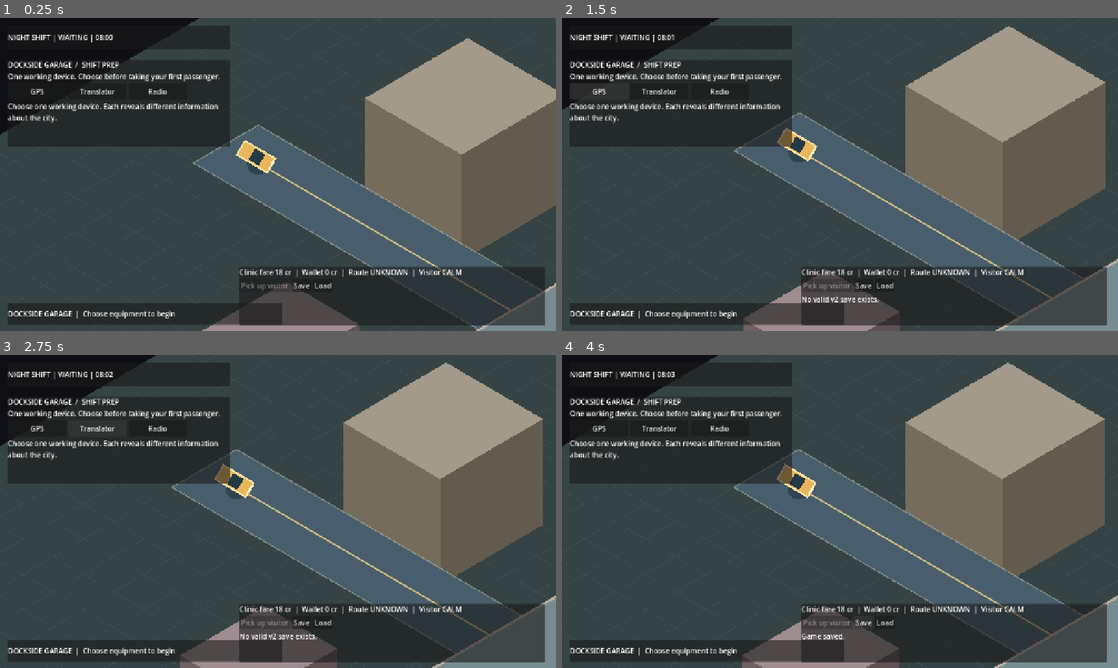
Above: before the commit, frames 1-4 (two rows, left to right).
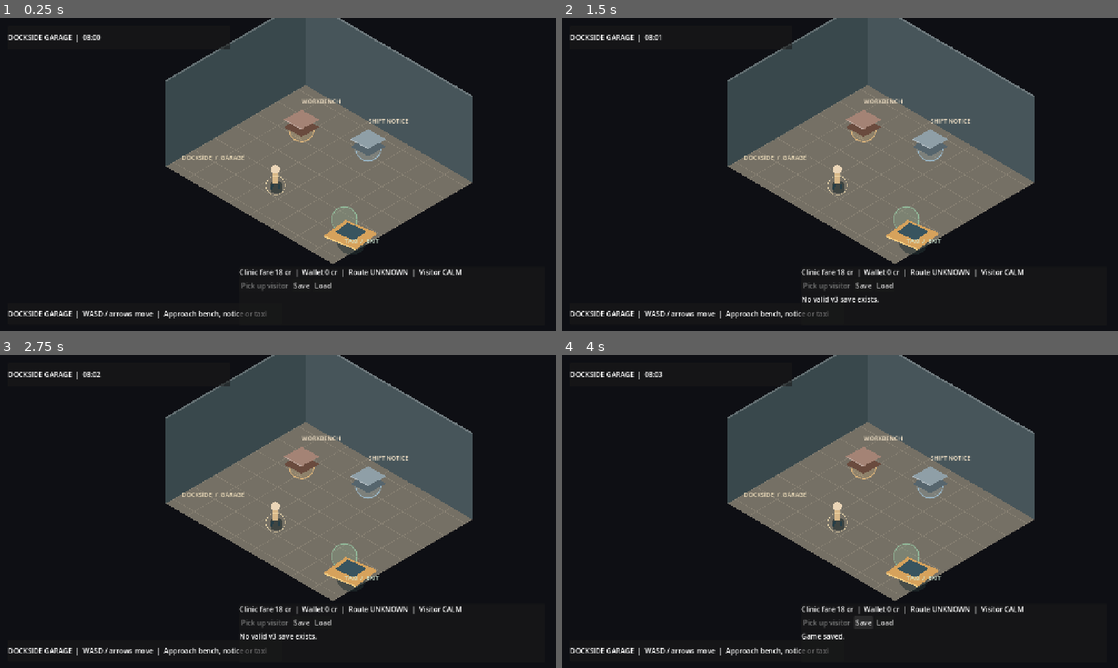
Above: after the commit, the same moments.

Repository: MohamedXIV/outsider-driver-2d
Game: Godot game, scene res://scenes/main.tscn
Same seed, same stepped clock (60 frames per second), same inputs: the game is played once before the commit and once after it.
Inputs (mouse positions are in pixels of both pictures, inside the frame that each line leads up to):
- Up to frame 1 (0.25 s): no input
- Up to frame 2 (1.5 s): click "Load" at 0.5 s; click (600, 89) at 1.25 s, where only the run before the commit has a clickable "GPS"
- Up to frame 3 (2.75 s): click (100, 426) at 2 s, where only the run before the commit has a clickable "Translator"
- Up to frame 4 (4 s): click (717, 426) at 2.75 s, where only the run before the commit has a clickable "Radio"; click "Save" at 3.5 s

The runs differ from the first frame. In frame 1, 75% of the frame differs, in the area x 0-100%, y 0-100%; in frame 2, 78%; in frame 3, 78%; in frame 4, 77%.

Commit message:
P2.1: switch from garage walking to taxi ride through nearby interactions

Diff:
--- a/scenes/main.tscn
+++ b/scenes/main.tscn
@@ -1,15 +1,20 @@
-[gd_scene load_steps=5 format=3]
+[gd_scene load_steps=6 format=3]
 
 [ext_resource type="Script" path="res://scripts/main.gd" id="1_main"]
 [ext_resource type="Script" path="res://scripts/world_view.gd" id="2_view"]
 [ext_resource type="Script" path="res://scripts/presentation/passenger_presenter.gd" id="3_presenter"]
 [ext_resource type="Texture2D" path="res://assets/passengers/taxi_seat_frame.svg" id="4_seat"]
+[ext_resource type="Script" path="res://scripts/garage_view.gd" id="5_garage"]
 
 [node name="OutsiderDriver" type="Node2D"]
 script = ExtResource("1_main")
 
 [node name="WorldView" type="Node2D" parent="."]
 script = ExtResource("2_view")
+
+[node name="GarageView" type="Node2D" parent="."]
+position = Vector2(95, 0)
+script = ExtResource("5_garage")
 
 [node name="Camera2D" type="Camera2D" parent="."]
 enabled = true
--- a/scripts/main.gd
+++ b/scripts/main.gd
@@ -1,6 +1,7 @@
 extends Node2D
 
 @onready var _world: WorldView = $WorldView
+@onready var _garage: GarageView = $GarageView
 @onready var _camera: Camera2D = $Camera2D
 @onready var _status: Label = $HUD/InfoPanel/InfoLabel
 @onready var _passenger_label: Label = $HUD/PassengerPanel/PassengerBody/PassengerText
@@ -42,24 +43,69 @@
 
 func _process(delta: float) -> void:
 	_session.advance(delta)
-	var taxi_world: Vector3 = _session.ride.world_position()
-	var heading: Vector2 = _session.ride.screen_heading()
-	_world.taxi_world = taxi_world
-	_world.taxi_heading = heading
-	_world.queue_redraw()
-	var destination: Vector2 = IsoProjection.project(taxi_world) + heading * 80.0
-	var follow: float = 1.0 - exp(-delta * 2.8)
-	_camera.position = _camera.position.lerp(destination, follow)
-	var crossing_distance: float = Vector2(taxi_world.x - 2.0, taxi_world.z).length()
-	var target_zoom: float = 1.18 if crossing_distance < 5.0 or taxi_world.y > 0.05 else 1.45
-	_camera.zoom = _camera.zoom.lerp(Vector2.ONE * target_zoom, follow)
+	var in_garage: bool = _session.phase == GameSession.RidePhase.WAITING
+	_world.visible = not in_garage
+	_garage.visible = in_garage
+	if in_garage:
+		_garage.character_position = _session.garage_position
+		_garage.selected_device = _session.starter_device
+		_garage.queue_redraw()
+		_camera.position = Vector2.ZERO
+		_camera.zoom = Vector2.ONE
+	else:
+		var taxi_world: Vector3 = _session.ride.world_position()
+		var heading: Vector2 = _session.ride.screen_heading()
+		_world.taxi_world = taxi_world
+		_world.taxi_heading = heading
+		_world.queue_redraw()
+		var destination: Vector2 = IsoProjection.project(taxi_world) + heading * 80.0
+		var follow: float = 1.0 - exp(-delta * 2.8)
+		_camera.position = _camera.position.lerp(destination, follow)
+		var crossing_distance: float = Vector2(taxi_world.x - 2.0, taxi_world.z).length()
+		var target_zoom: float = 1.18 if crossing_distance < 5.0 or taxi_world.y > 0.05 else 1.45
+		_camera.zoom = _camera.zoom.lerp(Vector2.ONE * target_zoom, follow)
 	_refresh_ui()
 
 
 func _unhandled_input(event: InputEvent) -> void:
-	if event is InputEventKey and event.pressed and not event.echo and event.keycode == KEY_R:
+	if not (event is InputEventKey) or not event.pressed or event.echo:
+		return
+	if event.keycode == KEY_R:
 		_restart()
-
+		return
+	if _session.phase != GameSession.RidePhase.WAITING:
+		return
+	var movement: Vector2 = Vector2.ZERO
+	match event.keycode:
+		KEY_A, KEY_LEFT:
+			movement.x = -1
+		KEY_D, KEY_RIGHT:
+			movement.x = 1
+		KEY_W, KEY_UP:
+			movement.y = -1
+		KEY_S, KEY_DOWN:
+			movement.y = 1
+		KEY_E:
+			_interact_in_garage()
+			return
+	if movement != Vector2.ZERO:
+		_session.move_in_garage(movement)
+		_refresh_ui()
+
+
+func _interact_in_garage() -> void:
+	match _session.nearest_garage_station():
+		"workbench":
+			_notice = "Choose one working device on the bench."
+		"noticeboard":
+			if _session.read_garage_notice():
+				_notice = "SHIFT NOTICE: The southern inspection arch is staffed after dusk."
+		"taxi":
+			if _session.starter_device.is_empty():
+				_notice = "Prepare one device at the workbench before departure."
+			else:
+				_on_pickup()
+	_refresh_ui()
 
 func _restart() -> void:
 	_session = GameSession.new()
@@ -67,7 +113,8 @@
 	_notice = ""
 	_passenger_label.text = "Pick up the visitor to begin."
 	_portrait.set_expression("neutral")
-	_camera.position = IsoProjection.project(_session.ride.world_position())
+	_camera.position = Vector2.ZERO
+	_camera.zoom = Vector2.ONE
 	_refresh_ui()
 	if OS.has_feature("web"):
 		JavaScriptBridge.eval("document.documentElement.dataset.inkReady='false';document.documentElement.dataset.inkChoice='none'", true)
@@ -171,7 +218,7 @@
 func _on_load() -> void:
 	var payload: Dictionary = RideSave.load()
 	if payload.is_empty():
-		_notice = "No valid v2 save exists."
+		_notice = "No valid v3 save exists."
 		_refresh_ui()
 		return
 	var restored: GameSession = GameSession.new()
@@ -188,19 +235,22 @@
 	if _session.phase == GameSession.RidePhase.TRAVELING or _session.phase == GameSession.RidePhase.ARRIVED:
 		_start_ink(payload["ink"])
 	_notice = "Game loaded."
-	_camera.position = IsoProjection.project(_session.ride.world_position())
+	_camera.position = Vector2.ZERO if _session.phase == GameSession.RidePhase.WAITING else IsoProjection.project(_session.ride.world_position())
 	_refresh_ui()
 
 
 func _refresh_ui() -> void:
-	_prep_panel.visible = _session.phase == GameSession.RidePhase.WAITING
+	var in_garage: bool = _session.phase == GameSession.RidePhase.WAITING
+	var at_bench: bool = _session.near_garage_station("workbench")
+	var at_taxi: bool = _session.near_garage_station("taxi")
+	_prep_panel.visible = in_garage and at_bench
 	var device_chosen: bool = not _session.starter_device.is_empty()
 	_prep_help.text = "Equipment locked for this shift." if device_chosen else "One working device. Choose before taking your first passenger."
 	_prep_detail.text = _starter_information()
 	for button in $HUD/PrepPanel/PrepContent/PrepChoices.get_children():
-		(button as Button).disabled = device_chosen
+		(button as Button).disabled = device_chosen or not at_bench
 	_pickup_button.visible = _session.phase == GameSession.RidePhase.WAITING
-	_pickup_button.disabled = not device_chosen
+	_pickup_button.disabled = not device_chosen or not at_taxi
 	var arrival_offered: bool = _ink != null and _ink.current_frame().get("tags", []).has("arrival:offer")
 	_arrival_button.visible = _session.phase == GameSession.RidePhase.ARRIVED and not arrival_offered
 	_passenger_panel.visible = _session.phase == GameSession.RidePhase.TRAVELING \
@@ -209,20 +259,31 @@
 			or _session.phase == GameSession.RidePhase.ARRIVED
 	var status_text: String = ["WAITING", "TRAVELING", "ARRIVED", "COMPLETED"][int(_session.phase)]
 	var minute_of_day: int = int(_session.world_minutes) % 1440
-	_status.text = "NIGHT SHIFT | %s | %02d:%02d" % [
-		status_text, minute_of_day / 60, minute_of_day % 60
-	]
+	_status.text = "DOCKSIDE GARAGE  |  %02d:%02d" % [minute_of_day / 60, minute_of_day % 60] if in_garage else \
+			"NIGHT SHIFT | %s | %02d:%02d" % [status_text, minute_of_day / 60, minute_of_day % 60]
 	var route_hint: String = "KNOWN" if _session.known_facts.has("docks-route") else "UNKNOWN"
 	var passenger_hint: String = "WATCHFUL" if _session.suspicion > 0 else "CALM"
 	_ride_state.text = "Clinic fare %d cr  |  Wallet %d cr  |  Route %s  |  Visitor %s" % [
 		GameSession.FARE_CREDITS, _session.credits, route_hint, passenger_hint
 	]
-	_hint_label.text = "DOCKSIDE GARAGE  |  Choose equipment to begin" if not device_chosen else _starter_information()
+	if in_garage:
+		match _session.nearest_garage_station():
+			"workbench":
+				_hint_label.text = "WORKBENCH  |  Choose equipment  |  WASD move  |  E inspect"
+			"noticeboard":
+				_hint_label.text = "SHIFT NOTICE  |  E read notice  |  WASD move"
+			"taxi":
+				_hint_label.text = "TAXI DOOR  |  E begin fare (after prep)  |  WASD move"
+			_:
+				_hint_label.text = "DOCKSIDE GARAGE  |  WASD / arrows move  |  Approach bench, notice or taxi"
+	else:
+		_hint_label.text = _starter_information()
 	_notice_label.text = _notice
 	if OS.has_feature("web"):
 		var phase_name: String = status_text.to_lower()
-		var web_state: String = "Object.assign(document.documentElement.dataset,{starterDevice:'%s',ridePhase:'%s',rideCredits:'%d',rideSusp …(125 unchanged characters)…
-			_session.starter_device, phase_name, _session.credits, _session.suspicion, _session.known_facts.size(),
+		var web_state: String = "Object.assign(document.documentElement.dataset,{starterDevice:'%s',garageX:'%.2f',garageZ:'%.2f',garageStation:'%s',noticeRead:'%s',ridePhase:'%s',rideCredits:'%d',rideSusp …(125 unchanged characters)…
+			_session.starter_device, _session.garage_position.x, _session.garage_position.y,
+			_session.nearest_garage_station(), str(_session.known_facts.has("notice:inspection-shift")).to_lower(), phase_name, _session.credits, _session.suspicion, _session.known_facts.size(),
 			_session.world_minutes, str(_passenger_panel.visible).to_lower(),
 			str(_choice_panel.visible).to_lower(),
 			_ink.current_frame().get("choices", []).size() if _ink != null else 0,
--- a/scripts/ride_save.gd
+++ b/scripts/ride_save.gd
@@ -1,8 +1,8 @@
 class_name RideSave
 extends RefCounted
 
-const SAVE_PATH: String = "user://outsider_driver_ride_v2.json"
-const VERSION: int = 2
+const SAVE_PATH: String = "user://outsider_driver_ride_v3.json"
+const VERSION: int = 3
 
 
 static func save(session: GameSession, ink: Dictionary, path: String = SAVE_PATH) -> bool:
